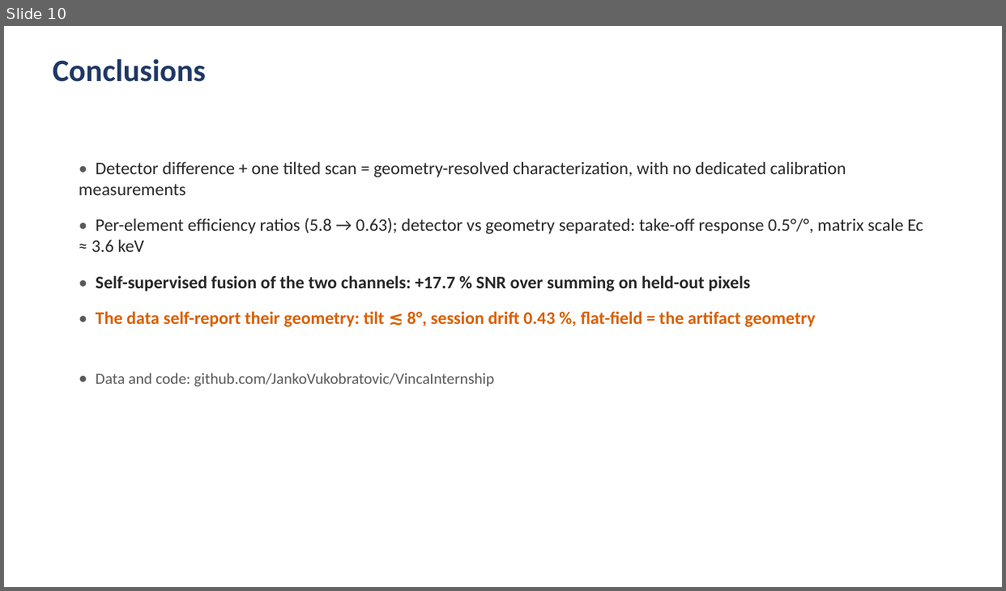
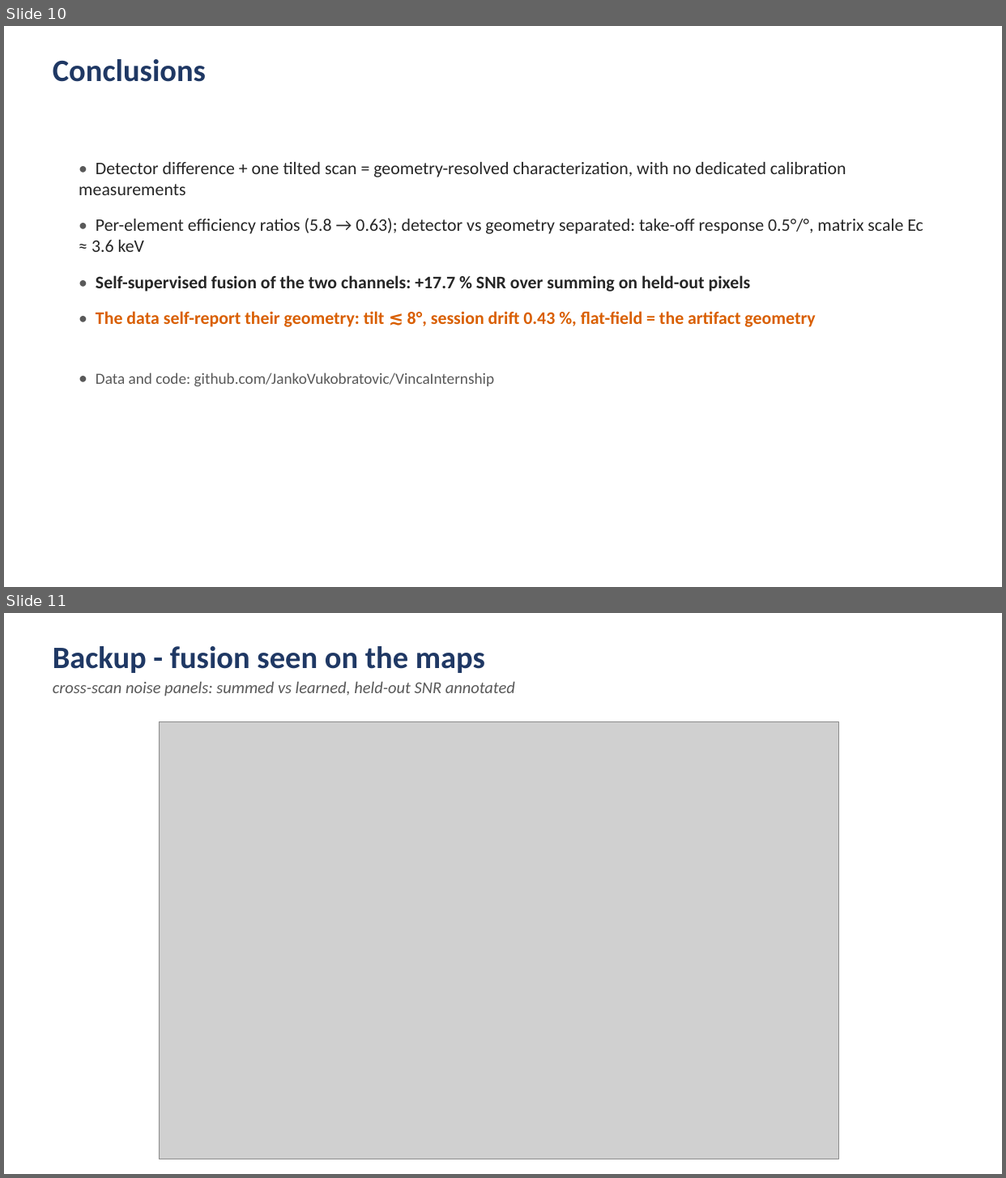
Before and after one commit to JankoVukobratovic/VincaInternship, a slide deck: presentation/dual_detector_talk.pptx. Shown one above the other, each under a label of ours: slide 10 before the commit, slides 10 and 11 after it. The pictures are 1006x591 and 1006x1178 pixels, drawn with LibreOffice and Linux fonts; fonts in the diff are those of the drawing; grey boxes stand for pictures. Boxes give left, top, right and bottom in pixels: in the first picture for what was removed or moved away, otherwise in the second. Text is boxed around its words. In the diff, an @@ line names an element or a change of style, - is before the commit and + after.

Commit message:
Closure test, per-pixel weighting null, fusion showcase, canvas topography in degrees; calibrated integral-anchored N2N (+15.2% held-out, worst bias 8%); talk: delivered results and backup slides

```diff
--- a/presentation/dual_detector_talk.pptx
+++ b/presentation/dual_detector_talk.pptx
@@ slide 11 added at [4,613,1002,1174], background #FFFFFF @@
@@ text added at [53,646,515,696], 16 pt, text #595959, italic @@
+Backup - fusion seen on the maps
+cross-scan noise panels: summed vs learned, held-out SNR annotated
@@ picture added at [159,722,839,1160] @@
```
Also in this commit, not shown: 1 slide changed, 1 other slide added, 46 other files.
